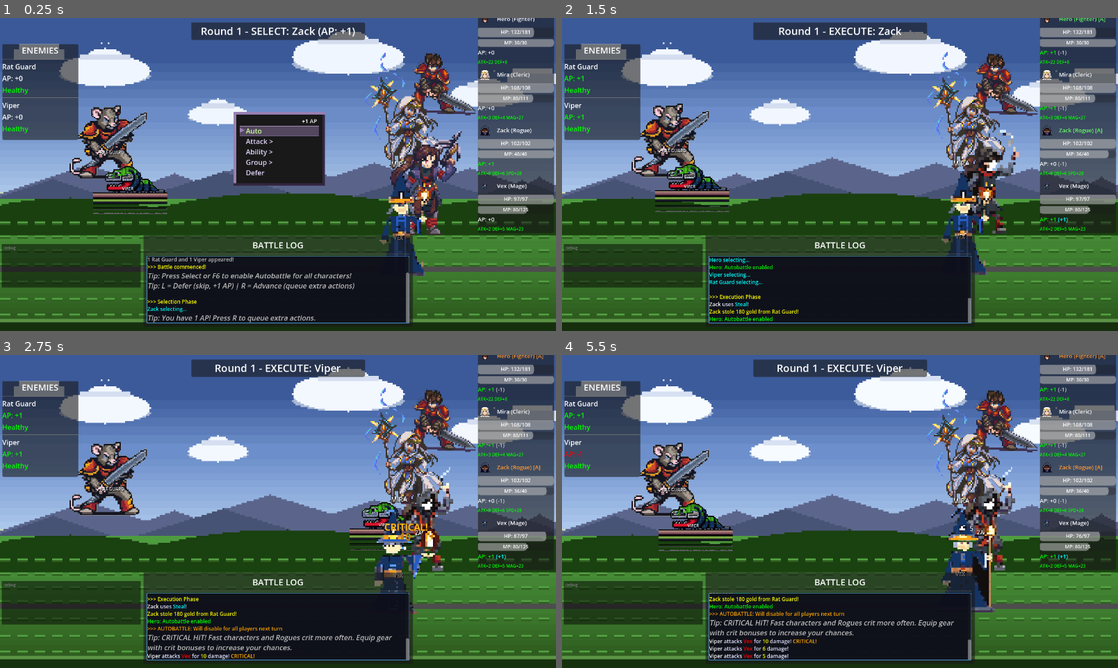
Above: before the commit, frames 1-4 (two rows, left to right).
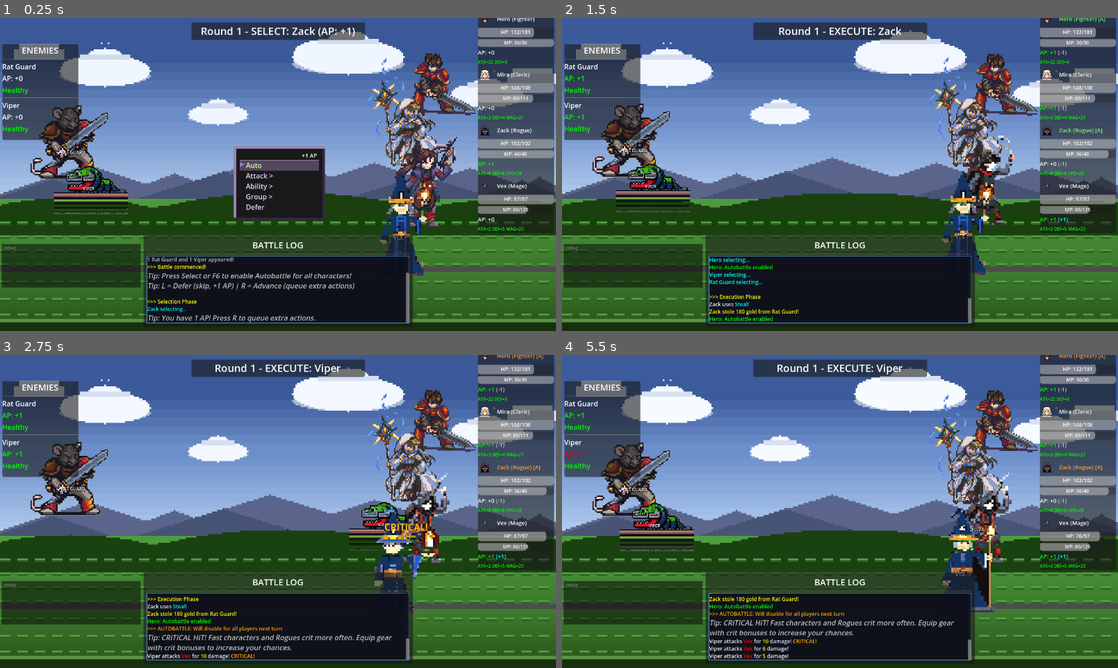
Above: after the commit, the same moments.

Repository: struktured-labs/cowardly-irregular
Game: Godot game, scene res://src/battle/BattleScene.tscn
The game is run twice, just before and just after one commit, with the same random seed, the same clock (stepped at 60 frames per second) and the same inputs. This scene is started directly instead of the project's main scene.
Inputs (mouse positions are in pixels of both pictures, inside the frame that each line leads up to):
- Up to frame 1 (0.25 s): no input
- Up to frame 2 (1.5 s): tap Enter at 0.5 s; move the mouse to (962, 158) at 0.52 s; hold Right (ui_right) 0.53-1.25 s; hold R (battle_advance) 0.53-1.25 s; click (962, 158) at 0.67 s; tap Z (ui_accept) at 0.77, 1.07 s; drag from (728, 190) to (812, 237) at 1.27 s
- Up to frame 3 (2.75 s): move the mouse to (333, 442) at 2.02 s; hold Right (ui_right) from 2.03 s (still down); hold Tab (battle_toggle_auto) from 2.03 s (still down); click (333, 442) at 2.17 s
- Up to frame 4 (5.5 s): release Right (ui_right) at 2.75 s; release Tab (battle_toggle_auto) at 2.75 s; drag from (812, 574) to (673, 464) at 2.77 s; move the mouse to (1006, 558) at 3.52 s; hold Left (ui_left) 3.53-4.25 s; tap E (camera_rotate_right) at 3.6 s; click (1006, 558) at 3.67 s; tap Z (ui_accept) at 3.77, 4.07 s; drag from (673, 464) to (756, 433) at 4.27 s; move the mouse to (867, 511) at 5.02 s; hold Down (ui_down) from 5.03 s (still down); tap Alt at 5.1 s; click (867, 511) at 5.17 s

The runs differ from the first frame. In frame 1, 12% of the frame differs, in the area x 5-84%, y 11-70%; in frame 2, 6.8%; in frame 3, 5.5%; in frame 4, 6.8%.

Commit message:
feat: menu tracks active player, sprite size tuning, F12 screenshots
- Win98 command menu Y position follows selecting character's sprite
- Rogue display height 300→260, cleric 375→350, bard 300→280 for
  better visual hierarchy with fighter (375) as tallest
- Enemy positions pushed ~60px further left for more battlefield gap
- F12 screenshot saves to user://screenshots/ with white flash feedback

Co-Authored-By: Claude Opus 4.6 (1M context) <noreply@anthropic.com>

Diff:
--- a/src/GameLoop.gd
+++ b/src/GameLoop.gd
@@ -132,6 +132,12 @@
 
 
 func _input(event: InputEvent) -> void:
+	# F12 screenshot — always available, any state
+	if event is InputEventKey and event.pressed and not event.is_echo() and event.keycode == KEY_F12:
+		_take_screenshot()
+		get_viewport().set_input_as_handled()
+		return
+
 	# Block input handling during title screen or character creation
 	if current_state == LoopState.TITLE or _character_creation_screen:
 		return
@@ -1848,6 +1854,29 @@
 			if child != _area_fade_rect:
 				child.queue_free()
 	_transition_in_progress = false
+
+
+func _take_screenshot() -> void:
+	"""Save a screenshot to user://screenshots/ with timestamp"""
+	var img = get_viewport().get_texture().get_image()
+	if not img:
+		print("[SCREENSHOT] Failed to capture viewport")
+		return
+	DirAccess.make_dir_recursive_absolute("user://screenshots")
+	var timestamp = Time.get_datetime_string_from_system().replace(":", "-").replace("T", "_")
+	var path = "user://screenshots/screenshot_%s.png" % timestamp
+	img.save_png(path)
+	var abs_path = ProjectSettings.globalize_path(path)
+	print("[SCREENSHOT] Saved: %s" % abs_path)
+	# Flash feedback
+	var flash = ColorRect.new()
+	flash.color = Color(1, 1, 1, 0.5)
+	flash.set_anchors_and_offsets_preset(Control.PRESET_FULL_RECT)
+	flash.mouse_filter = Control.MOUSE_FILTER_IGNORE
+	add_child(flash)
+	var tween = create_tween()
+	tween.tween_property(flash, "color:a", 0.0, 0.2)
+	tween.tween_callback(flash.queue_free)
 
 
 func _get_terrain_for_map(map_id: String) -> String:
--- a/src/battle/BattleCommandMenu.gd
+++ b/src/battle/BattleCommandMenu.gd
@@ -54,11 +54,11 @@
 	var canvas_transform = _scene.get_viewport().get_canvas_transform()
 	var screen_pos = canvas_transform * sprite.global_position
 
-	# Position menu centered between enemies (left) and party (right)
+	# Position menu centered horizontally, vertically aligned to acting player
 	# Party sprites are on the right (~65%+), enemies on the left (~20-35%)
-	# Place menu at ~42% from left — centered, slightly right-favored, clear of all characters
 	var menu_x = clamp(viewport_size.x * 0.42, 10, viewport_size.x * 0.55)
-	var menu_y = clamp(viewport_size.y * 0.3, 10, viewport_size.y - 120)
+	# Vertically track the acting player's sprite position (clamped to safe range)
+	var menu_y = clamp(screen_pos.y - 60, 30, viewport_size.y - 180)
 	var menu_pos = Vector2(menu_x, menu_y)
 
 	# Get character class for styling
--- a/src/battle/BattleScene.gd
+++ b/src/battle/BattleScene.gd
@@ -19,10 +19,10 @@
 
 const JOB_DISPLAY_HEIGHTS: Dictionary = {
 	"fighter": 375.0,
-	"cleric": 375.0,
+	"cleric": 350.0,
 	"mage": 300.0,
-	"rogue": 300.0,
-	"bard": 300.0,
+	"rogue": 260.0,
+	"bard": 280.0,
 }
 
 ## UI References
--- a/src/battle/BattleScene.tscn
+++ b/src/battle/BattleScene.tscn
@@ -24,20 +24,20 @@
 anchors_preset = 4
 anchor_top = 0.5
 anchor_bottom = 0.5
-offset_left = 100.0
+offset_left = 40.0
 offset_top = -200.0
-offset_right = 500.0
+offset_right = 380.0
 offset_bottom = 200.0
 grow_vertical = 2
 
 [node name="Enemy1Pos" type="Marker2D" parent="BattleField/EnemyArea"]
-position = Vector2(150, 100)
+position = Vector2(120, 100)
 
 [node name="Enemy2Pos" type="Marker2D" parent="BattleField/EnemyArea"]
-position = Vector2(200, 200)
+position = Vector2(170, 200)
 
 [node name="Enemy3Pos" type="Marker2D" parent="BattleField/EnemyArea"]
-position = Vector2(100, 300)
+position = Vector2(70, 300)
 
 [node name="PartyArea" type="Control" parent="BattleField"]
 layout_mode = 1
